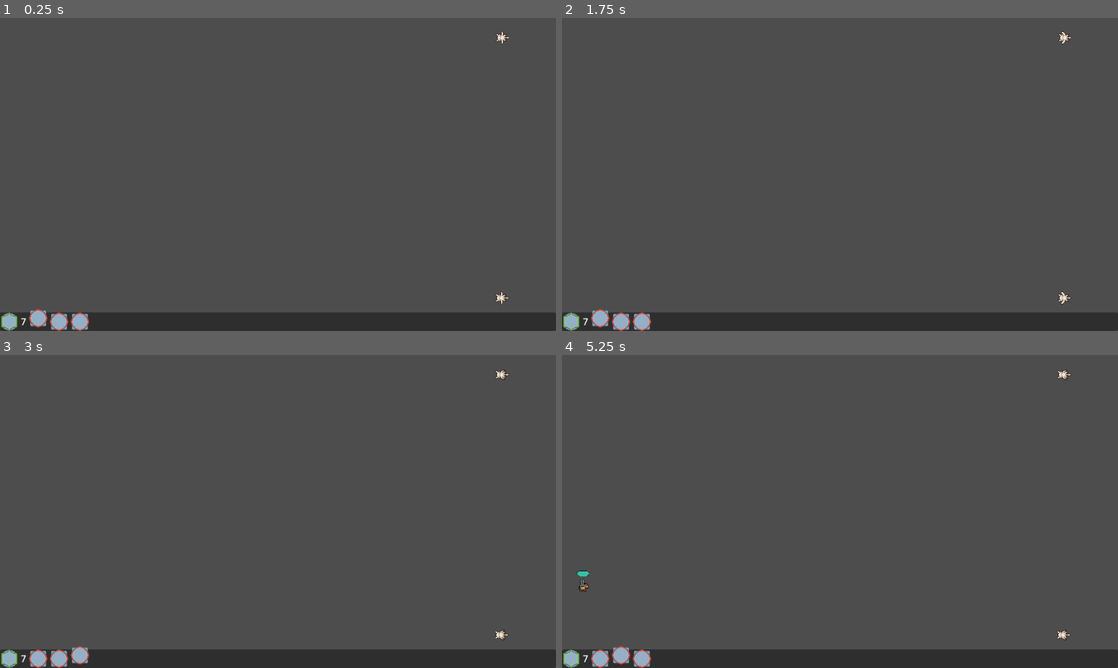
Above: before the commit, frames 1-4 (two rows, left to right).
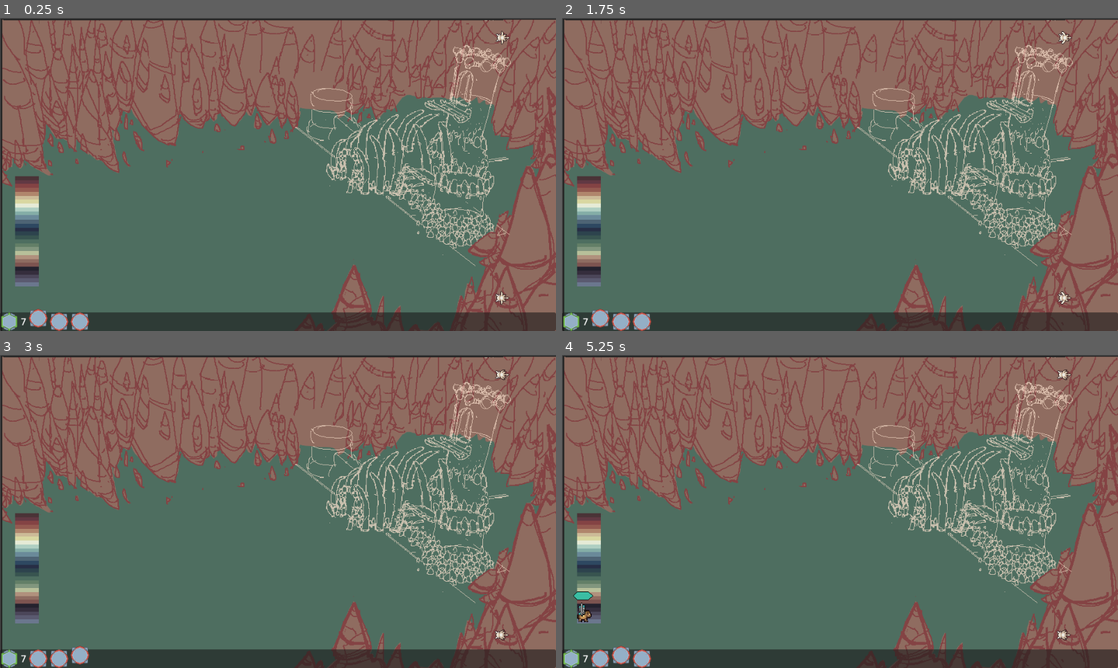
Above: after the commit, the same moments.

Repository: 00Her0/risen
Game: Godot game, scene res://main.tscn
The game is run twice, just before and just after one commit, with the same random seed, the same clock (stepped at 60 frames per second) and the same inputs.
Inputs (mouse positions are in pixels of both pictures, inside the frame that each line leads up to):
- Up to frame 1 (0.25 s): no input
- Up to frame 2 (1.75 s): click (573, 321) at 0.5 s; click (600, 318) at 1.25 s
- Up to frame 3 (3 s): click (61, 658) at 2 s; click (77, 658) at 2.75 s
- Up to frame 4 (5.25 s): click (573, 658) at 3.5 s; click (600, 658) at 4.25 s; click (623, 658) at 5 s

The runs differ from the first frame. In frame 1, 94% of the frame differs, in the area x 0-100%, y 0-100%; in frame 2, 94%; in frame 3, 94%; in frame 4, 94%.

Commit message:
add enemy perspective effect and background

Diff:
--- a/Scripts/Enemies.gd
+++ b/Scripts/Enemies.gd
@@ -20,7 +20,7 @@
 			enemies_alive += 1
 			var enemy = x.instantiate()
 			enemy.position.x = 32 # to make spawning visible for debugging
-			enemy.position.y = rng.randf_range(32, 508)
+			enemy.position.y = rng.randf_range(250, 508)
 			enemy.i_died.connect(enemy_died)
 			add_child(enemy)
 			enemy = null
--- a/Scripts/Enemy.gd
+++ b/Scripts/Enemy.gd
@@ -22,8 +22,10 @@
 
 
 func _process(delta):
+	scale = Vector2(1.5-position.x/960, 1.5-position.x/960)
 	hp_bar.value = health
 	if position.x < 960:
+		position.y -= (speed / 3) * delta
 		position.x += speed * delta
 	if state == "risen":
 		risen_loop(delta)
--- a/main.tscn
+++ b/main.tscn
@@ -1,11 +1,17 @@
-[gd_scene load_steps=5 format=3 uid="uid://donecacfvxfvl"]
+[gd_scene load_steps=6 format=3 uid="uid://donecacfvxfvl"]
 
 [ext_resource type="Script" path="res://Scripts/Enemies.gd" id="1_hiq61"]
+[ext_resource type="Texture2D" uid="uid://crnrb3kk40pu7" path="res://assets/Filler graphics/background_sketch.png" id="1_wpu4m"]
 [ext_resource type="PackedScene" uid="uid://cb3vvhp4od8ye" path="res://Scenes/walls.tscn" id="2_8wgpb"]
 [ext_resource type="PackedScene" uid="uid://dh45gqpapy2me" path="res://Scenes/dragon.tscn" id="3_3pd6f"]
 [ext_resource type="PackedScene" uid="uid://dx1okvfblqpxj" path="res://UI/control.tscn" id="4_s24bf"]
 
 [node name="Main" type="Node2D"]
+
+[node name="BackgroundSketch" type="Sprite2D" parent="."]
+position = Vector2(486, 275)
+scale = Vector2(0.5, 0.5)
+texture = ExtResource("1_wpu4m")
 
 [node name="Enemies" type="Node2D" parent="."]
 script = ExtResource("1_hiq61")
Binary file added: assets/Filler graphics/background_sketch.png
Not shown, added: assets/Filler graphics/background_sketch.png.import
Not shown, added: Scenes/eneE01E.tmp
